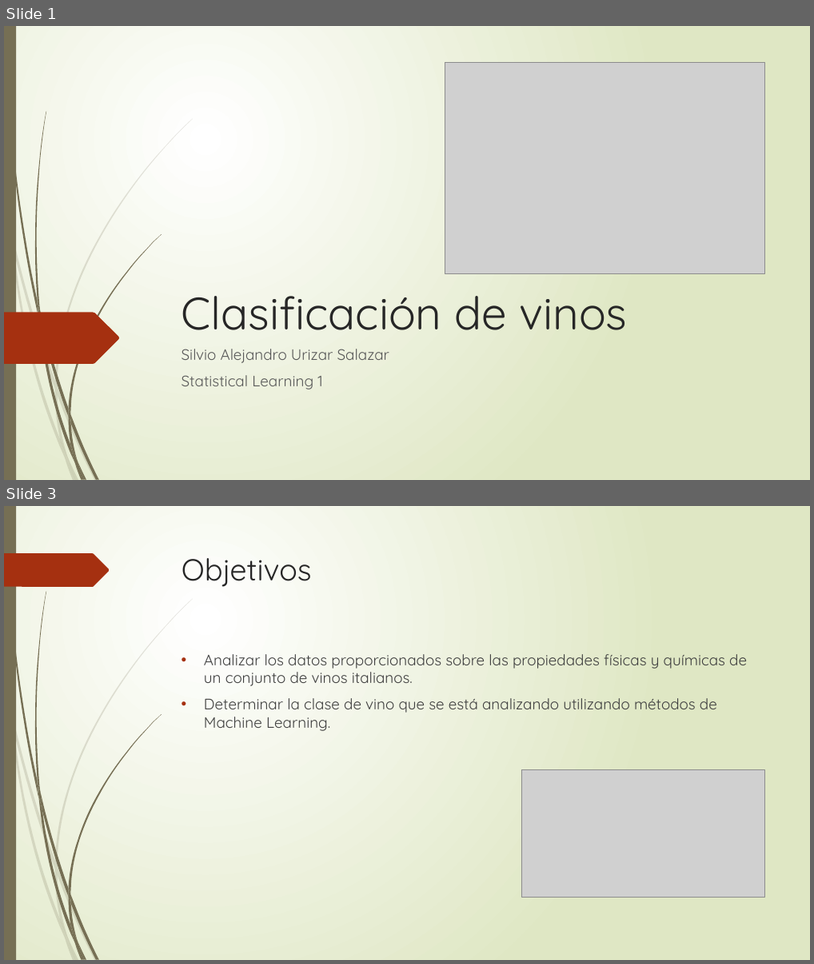
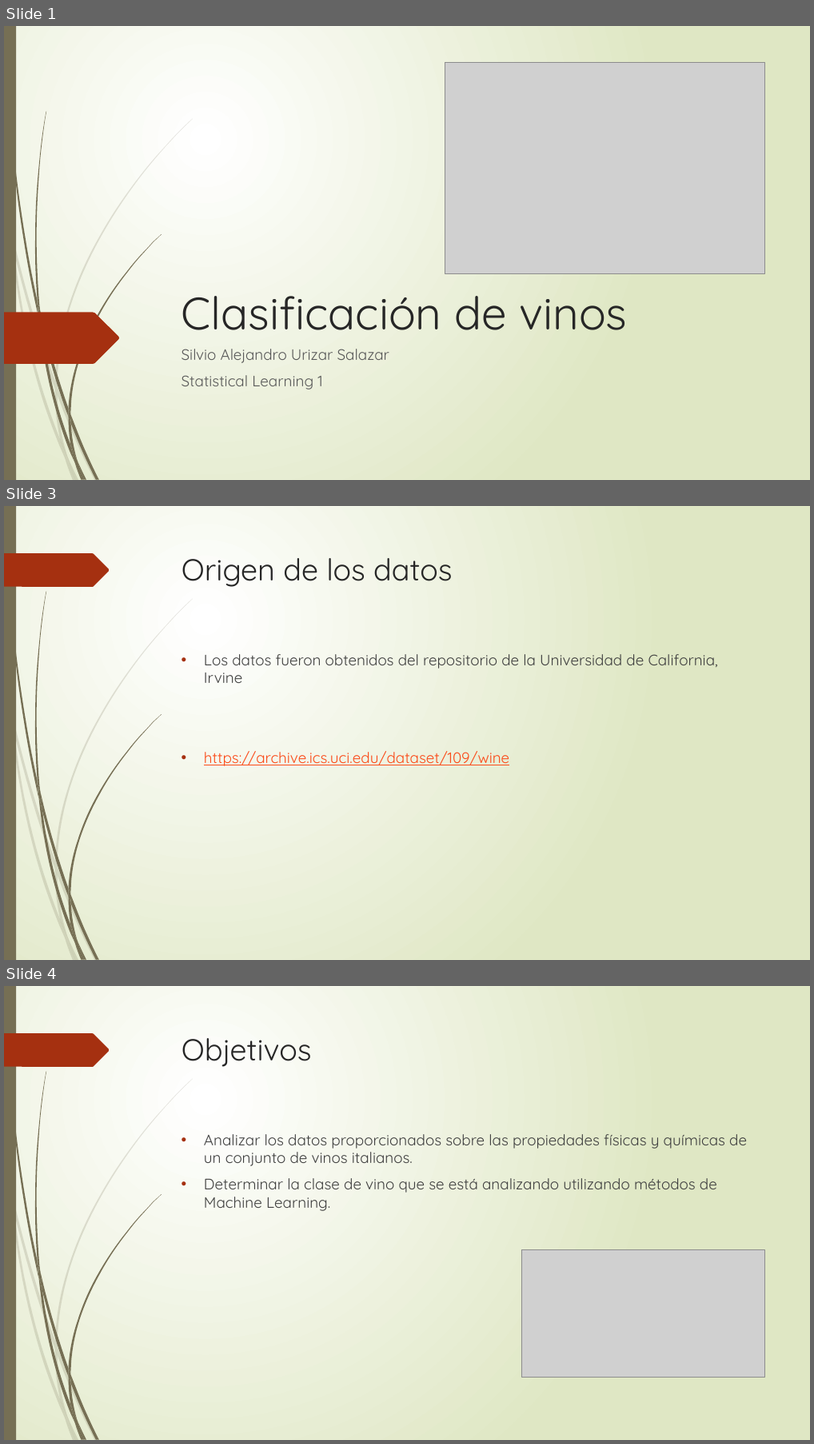
Before and after one commit to surizar2/Statistical-Learning, a slide deck: Proyecto/Presentación Proyecto SL1 surizar2.pptx. Shown one above the other, each under a label of ours: slides 1 and 3 before the commit, slides 1, 3 and 4 after it; the slides between them are not shown. The pictures are 814x964 and 814x1444 pixels, drawn with LibreOffice and Linux fonts; fonts in the diff are those of the drawing; grey boxes stand for pictures. Boxes give left, top, right and bottom in pixels: in the first picture for what was removed or moved away, otherwise in the second. Text is boxed around its words. In the diff, an @@ line names an element or a change of style, - is before the commit and + after.

```diff
--- a/Proyecto/Presentación Proyecto SL1 surizar2.pptx
+++ b/Proyecto/Presentación Proyecto SL1 surizar2.pptx
@@ slide 3 added at (4,506,810,960), background gradient #FFFFFF to #DFE8C4; not listed: 24 template elements that a slide beside it also shows @@
@@ title added at (182,558,452,587), 36 pt, text #262626 @@
+Origen de los datos
@@ text added at (204,654,718,766), 18 pt, text #404040 @@
+• Los datos fueron obtenidos del repositorio de la Universidad de California, Irvine
+• https://archive.ics.uci.edu/dataset/109/wine
@@ what was slide 3 is now slide 4 @@
```
Also in this commit, not shown: 1 slide changed.
